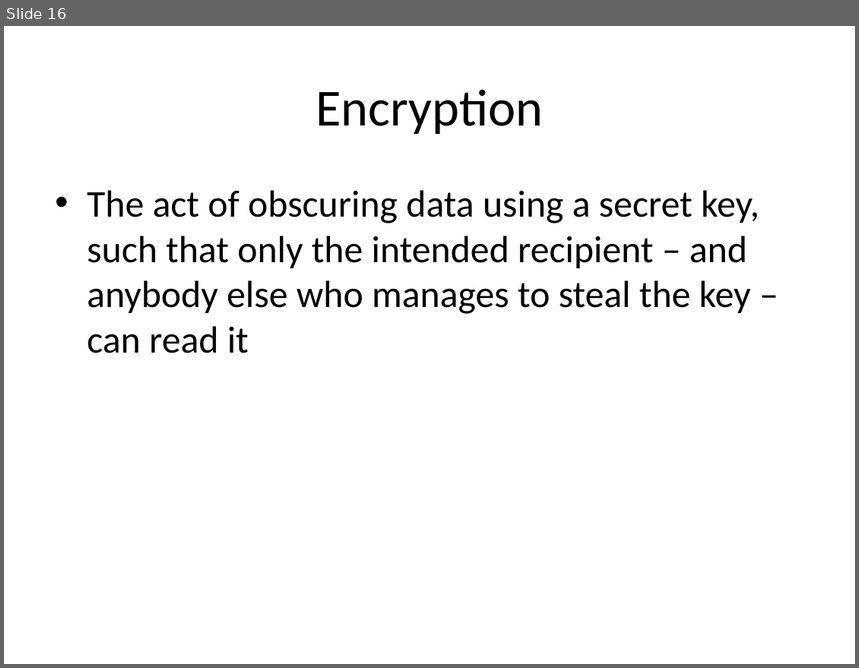
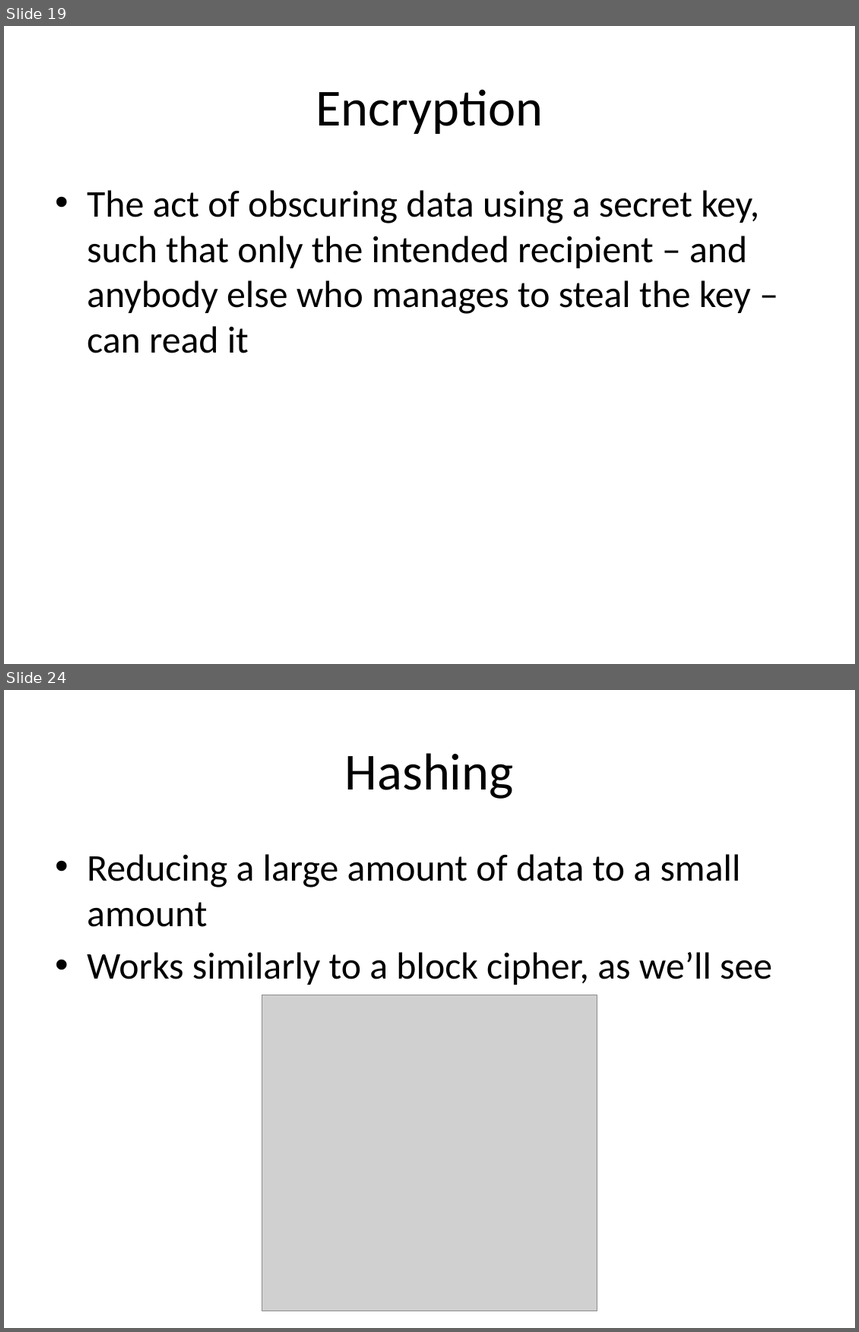
Before and after one commit to iagox86/2013-02-Shmoocon-talk, a slide deck: Shmoocon.pptx. Shown one above the other, each under a label of ours: slide 16 before the commit, slides 19 and 24 after it; the slides between them are not shown. The pictures are 859x668 and 859x1332 pixels, drawn with LibreOffice and Linux fonts; fonts in the diff are those of the drawing; grey boxes stand for pictures. Boxes give left, top, right and bottom in pixels: in the first picture for what was removed or moved away, otherwise in the second. Text is boxed around its words. In the diff, an @@ line names an element or a change of style, - is before the commit and + after.

Commit message:
Added some more images, a ton more slides

```diff
--- a/Shmoocon.pptx
+++ b/Shmoocon.pptx
@@ slide 24 added at (4, 690, 855, 1328), background #FFFFFF @@
@@ title added at (345, 753, 514, 799), 44 pt, text #000000 @@
+Hashing
@@ text added at (87, 854, 772, 985), 32 pt, text #000000 @@
+• Reducing a large amount of data to a small amount
+• Works similarly to a block cipher, as we’ll see
@@ picture added at (262, 995, 598, 1312) @@
@@ what was slide 16 is now slide 19 @@
```
Also in this commit, not shown: 9 slides changed, 33 other slides added, 5 slides removed, 8 other files.
